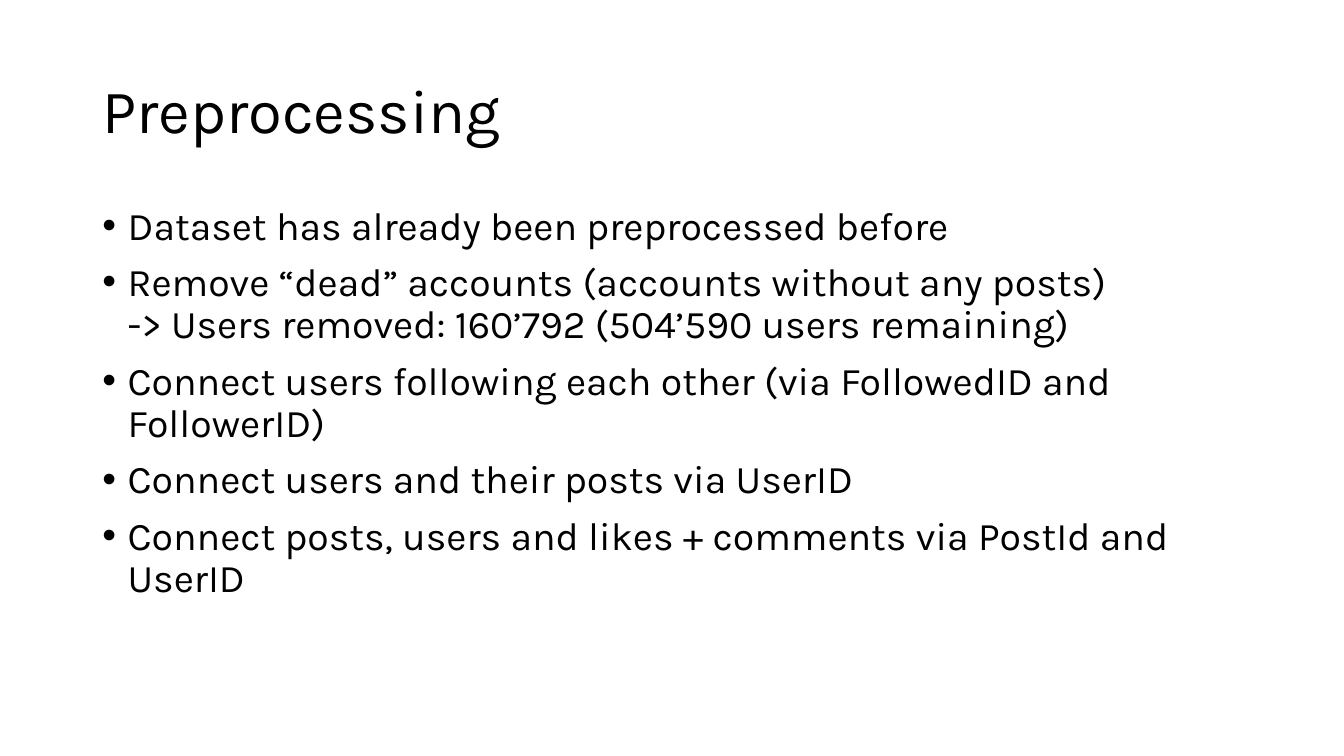
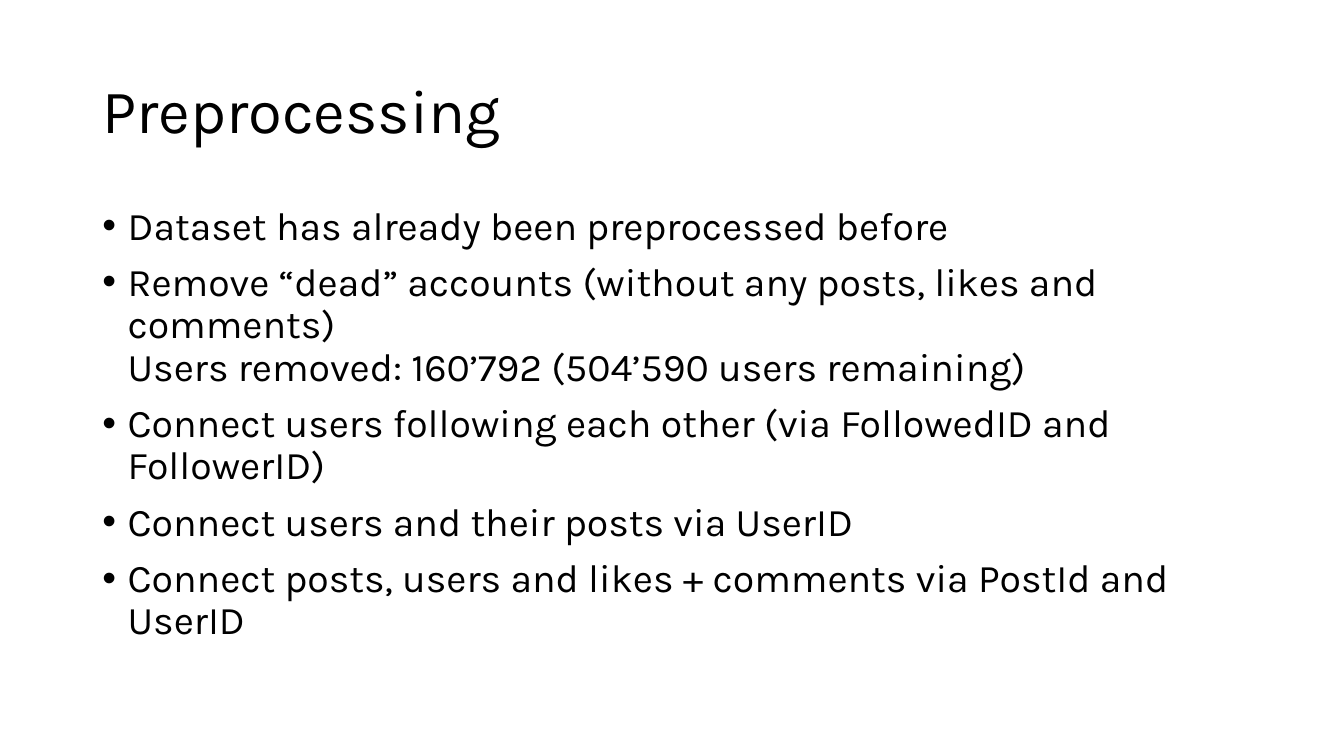
Before and after one commit to jonas-blum/data-mining-1, a slide deck: slide 4 of project/project-presentation.pptx. Drawn at 1344x756 pixels with LibreOffice and Linux fonts; fonts in the diff are those of the drawing. Boxes give left, top, right and bottom in pixels: in the first picture for what was removed or moved away, otherwise in the second. Text is boxed around its words. In the diff, an @@ line names an element or a change of style, - is before the commit and + after.

```diff
--- a/project/project-presentation.pptx
+++ b/project/project-presentation.pptx
@@ text at [128,267,1097,391]: text changed @@
-• Remove “dead” accounts (accounts without any posts)
-  -> Users removed: 160’792 (504’590 users remaining)
+• Remove “dead” accounts (without any posts, likes and comments)
+  Users removed: 160’792 (504’590 users remaining)
```
Also in this commit, not shown: 4 other slides changed, 7 slides added, 2 slides removed, 5 other files.
